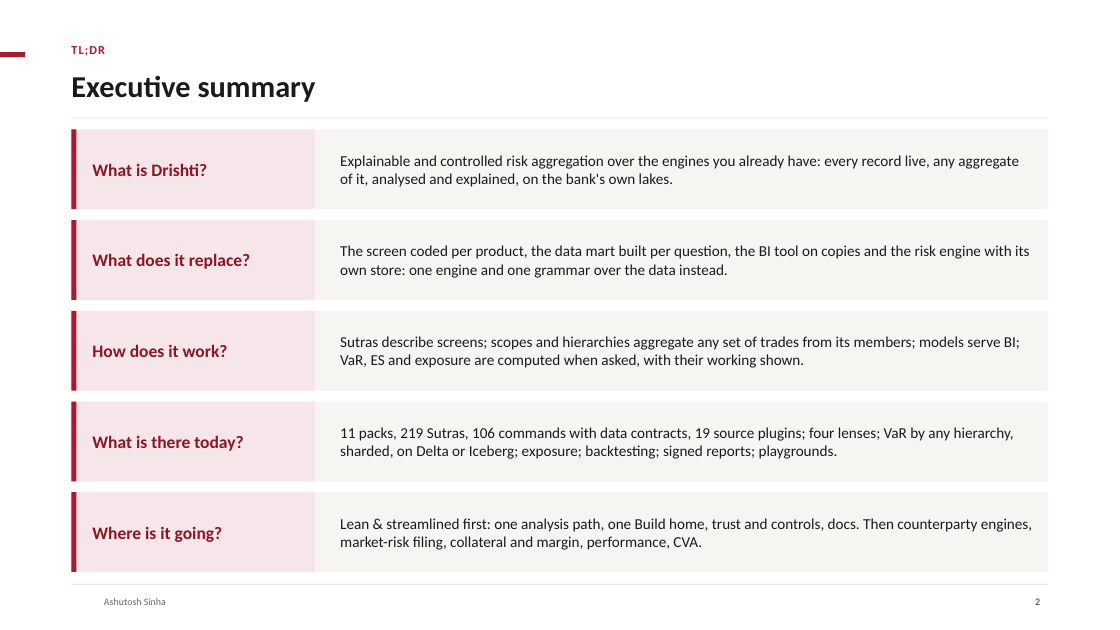
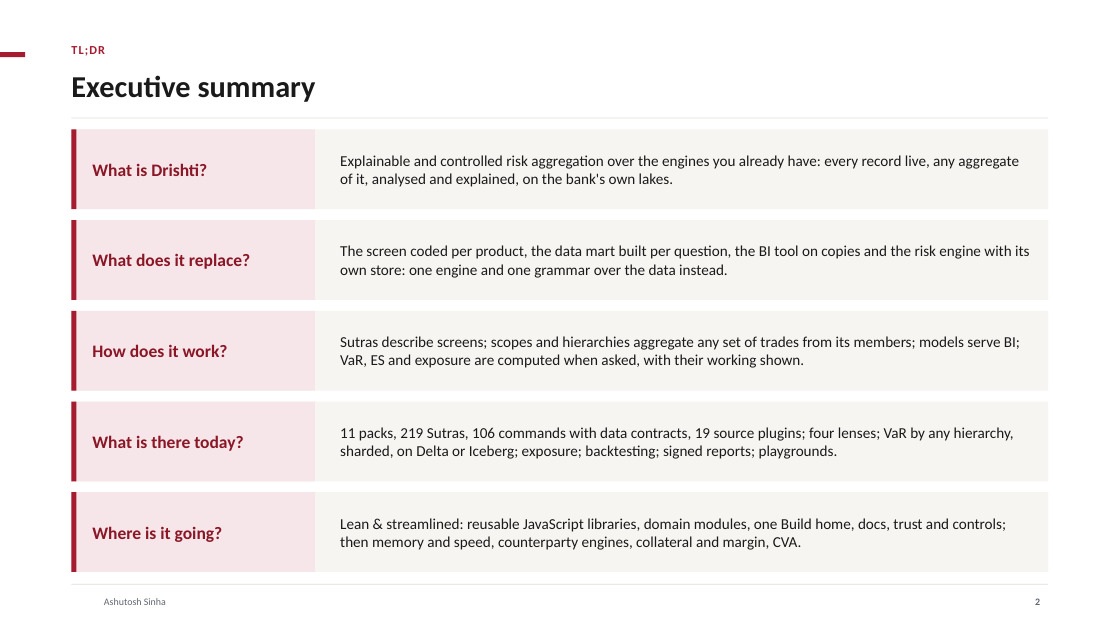
Before and after one commit to ajsinha/drishti, a slide deck: slide 2 of docs/publications/Drishti-Design-and-Evidence.pptx. Drawn at 1120x630 pixels with LibreOffice and Linux fonts; fonts in the diff are those of the drawing; background and template pictures are left out. Boxes give left, top, right and bottom in pixels: in the first picture for what was removed or moved away, otherwise in the second. Text is boxed around its words. In the diff, an @@ line names an element or a change of style, - is before the commit and + after.

```diff
--- a/docs/publications/Drishti-Design-and-Evidence.pptx
+++ b/docs/publications/Drishti-Design-and-Evidence.pptx
@@ text at (340,518,1007,550): text changed @@
-Lean & streamlined first: one analysis path, one Build home, trust and controls, docs. Then counterparty engines, market-risk filing, collateral and margin, performance, CVA.
+Lean & streamlined: reusable JavaScript libraries, domain modules, one Build home, docs, trust and controls; then memory and speed, counterparty engines, collateral and margin, CVA.
```
Also in this commit, not shown: 12 other slides changed, 2 slides added, 3 other files.
